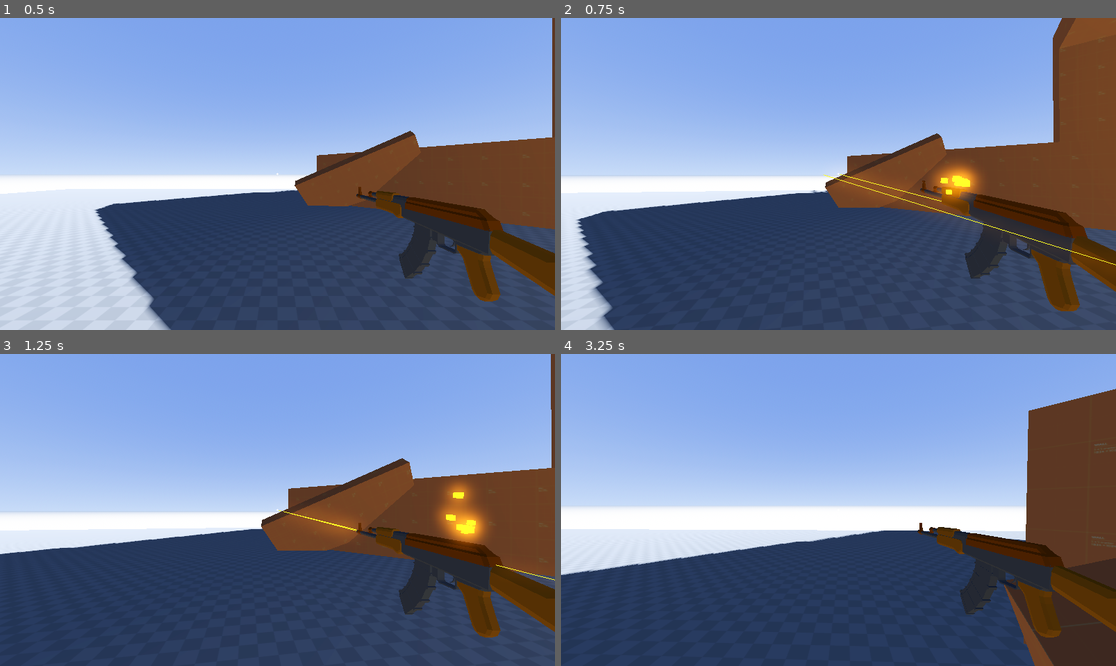
Above: before the commit, frames 1-4 (two rows, left to right).
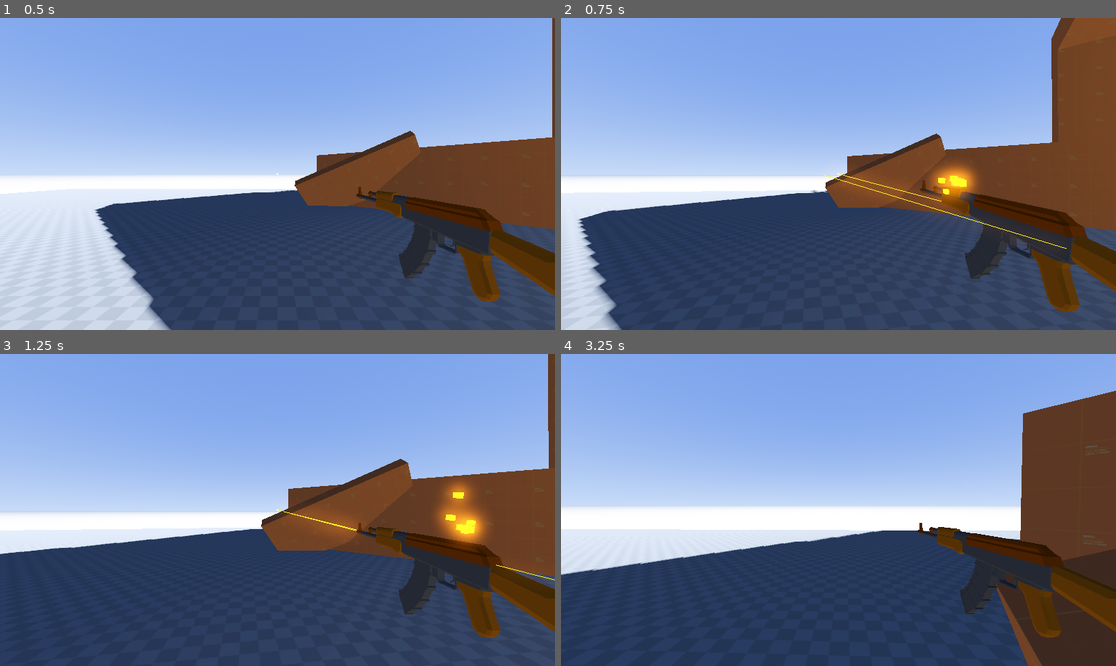
Above: after the commit, the same moments.

Repository: xandwr/deadshot-duels
Game: Godot game, scene res://Scenes/TestWorld.tscn
Two runs of this game, one before a commit and one after it. Both use one fixed random seed, a clock stepped at 60 frames per second and the inputs below.
Inputs (mouse positions are in pixels of both pictures, inside the frame that each line leads up to):
- Up to frame 1 (0.5 s): no input
- Up to frame 2 (0.75 s): tap Enter at 0.5 s; move the mouse to (866, 174) at 0.52 s; press the mouse at (866, 174) at 0.53 s; hold W (move_forward) from 0.53 s (still down)
- Up to frame 3 (1.25 s): keep holding W (move_forward)
- Up to frame 4 (3.25 s): keep holding W (move_forward); move the mouse to (810, 510) at 1.27 s; release the mouse at (810, 510) at 1.28 s; click (810, 510) at 1.35 s; move the mouse to (849, 503) at 2.02 s; press the mouse at (849, 503) at 2.03 s; move the mouse to (832, 516) at 2.77 s; release the mouse at (832, 516) at 2.78 s; click (832, 516) at 2.85 s

Frame 1 is identical in both runs. In frame 2, 1.1% of the frame differs, in the area x 2-100%, y 0-100%; in frame 3, 0.3%; in frame 4, 1.8%, in the area x 0-100%, y 11-100%.

Commit message:
Implemented bullet decals

Diff:
--- /dev/null
+++ b/bullet_hole.gd
@@ -0,0 +1,14 @@
+extends Decal
+
+@export var fade_time: float = 10.0
+
+var time_elapsed: float = 0.0
+
+
+func _process(delta: float) -> void:
+	time_elapsed += delta
+
+	modulate.a = 1.0 - (time_elapsed / fade_time)
+
+	if time_elapsed >= fade_time:
+		queue_free()
--- /dev/null
+++ b/bullet_hole.tscn
@@ -0,0 +1,13 @@
+[gd_scene load_steps=4 format=3 uid="uid://xhcur3v8wr74"]
+
+[ext_resource type="Texture2D" uid="uid://cohdxudsoxtr4" path="res://Textures/bullet_hole_1_small.png.png" id="1_ykspp"]
+[ext_resource type="Texture2D" uid="uid://dcr6i530vgm1f" path="res://Textures/bullet_hole_1_small_normal.png" id="2_cdk1h"]
+[ext_resource type="Script" path="res://bullet_hole.gd" id="3_mb1pq"]
+
+[node name="BulletHole" type="Decal"]
+size = Vector3(0.03, 0.03, 0.03)
+texture_albedo = ExtResource("1_ykspp")
+texture_normal = ExtResource("2_cdk1h")
+distance_fade_enabled = true
+distance_fade_begin = 20.0
+script = ExtResource("3_mb1pq")
--- a/player.gd
+++ b/player.gd
@@ -12,6 +12,7 @@
 @onready var muzzle: Node3D = $"Head/Camera3D/GunPoint/Assault Rifle/RootNode/AssaultRifle_2/Muzzle"
 @onready var muzzle_particles: GPUParticles3D = $"Head/Camera3D/GunPoint/Assault Rifle/RootNode/AssaultRifle_2/Muzzle/GPUParticles3D"
 @onready var bullet_impact_particles = preload("res://bullet_impact_particles.tscn")
+@onready var bullet_hole = preload("res://bullet_hole.tscn")
 @onready var shot_sound_source: AudioStreamPlayer3D = $"Head/Camera3D/GunPoint/Assault Rifle/AudioStreamPlayer3D"
 
 var shoot_sounds: Array[AudioStream] = [
@@ -21,7 +22,7 @@
 var move_speed = 4.0
 
 
-func _physics_process(delta: float) -> void:
+func _physics_process(_delta: float) -> void:
 	var direction = Vector3(
 		Input.get_action_strength("move_right") - Input.get_action_strength("move_left"),
 		0.0,
@@ -34,7 +35,7 @@
 	var world_direction = (right * direction.x + forward * direction.z).normalized()
 
 	var target_velocity = world_direction * move_speed
-	velocity = lerp(velocity, target_velocity, 0.1)
+	velocity = lerp(velocity, target_velocity, 0.08)
 
 	move_and_slide()
 
@@ -51,6 +52,7 @@
 
 			var has_hit = gun_cast.is_colliding()
 			var collision_point = gun_cast.get_collision_point()
+			var collision_normal = gun_cast.get_collision_normal()
 
 			if !has_hit:
 				collision_point = muzzle.global_position + (-gun_cast.global_transform.basis.z * 100)
@@ -60,12 +62,22 @@
 			tracer.init(muzzle.global_position, collision_point)
 
 			if has_hit:
-				var hit = gun_cast.get_collider()
-				print("Hit %s at position %s" % [hit.name, collision_point])
+				var bullet_hole_instance = bullet_hole.instantiate() as Decal
+				get_tree().root.add_child(bullet_hole_instance)
+
+				bullet_hole_instance.global_position = collision_point
+
+				# Rotate the bullet hole instance to look towards the impact surface normal
+				if not Vector3.UP.cross((collision_point + collision_normal) - bullet_hole_instance.global_position).is_zero_approx():
+					bullet_hole_instance.look_at(collision_point + collision_normal, Vector3.UP)
+
+				# If the normal isn't straight up or down, then rotate 90 degrees left
+				if collision_normal != Vector3.UP and collision_normal != Vector3.DOWN:
+					bullet_hole_instance.rotate_object_local(-Vector3.RIGHT, 90)
 
 				var bullet_impact_instance = bullet_impact_particles.instantiate() as GPUParticles3D
 				add_child(bullet_impact_instance)
 
 				bullet_impact_instance.global_position = collision_point
-				bullet_impact_instance.look_at(gun_cast.global_transform.basis.z, gun_cast.get_collision_normal())
+				bullet_impact_instance.look_at(gun_cast.global_transform.basis.z, collision_normal)
 				bullet_impact_instance.emitting = true
Binary file added: Textures/bullet_hole_1_small.png.png
Not shown, added: Textures/bullet_hole_1_small.png.png.import
Binary file added: Textures/bullet_hole_1_small_normal.png
Not shown, added: Textures/bullet_hole_1_small_normal.png.import
